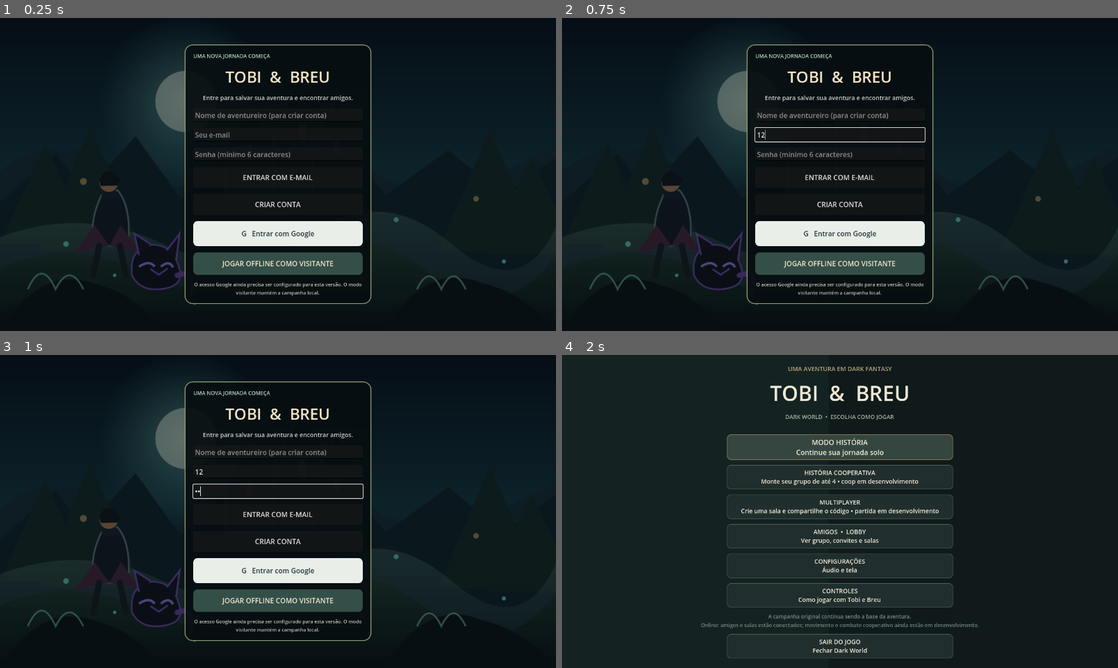
Above: before the commit, frames 1-4 (two rows, left to right).
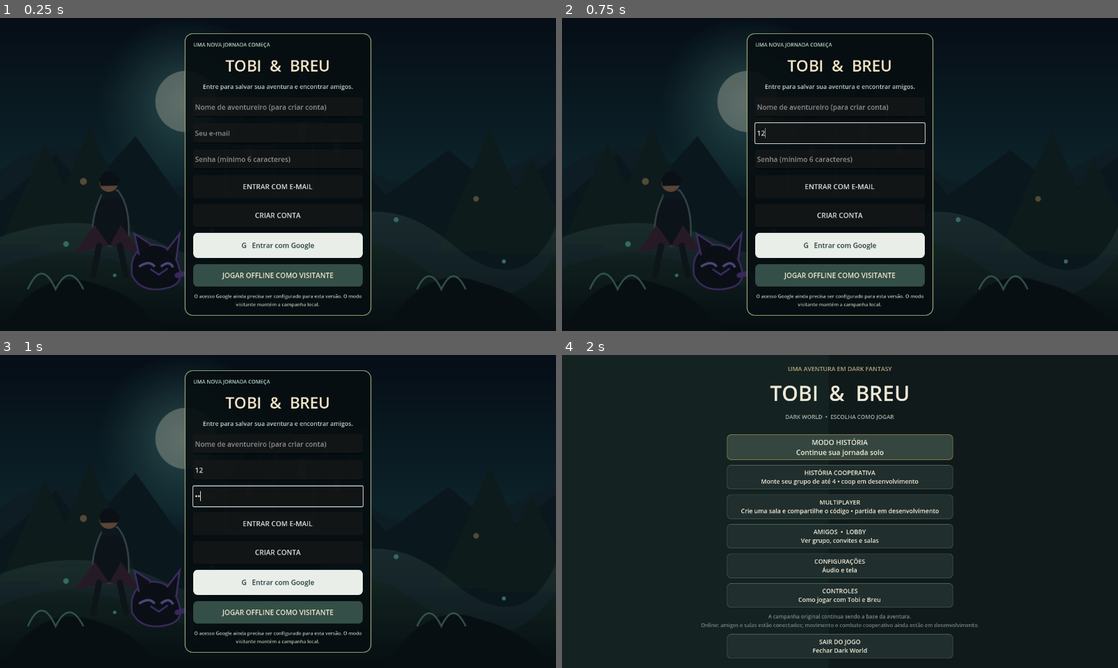
Above: after the commit, the same moments.

Repository: REALMLIFE-design/dark-fantasia-tobi-e-breu-
Game: Godot game, scene res://scenes/login.tscn
The game is run twice, just before and just after one commit, with the same random seed, the same clock (stepped at 60 frames per second) and the same inputs.
Inputs (mouse positions are in pixels of both pictures, inside the frame that each line leads up to):
- Up to frame 1 (0.25 s): no input
- Up to frame 2 (0.75 s): click (840, 133) at 0.52 s; type "12" at 0.6 s
- Up to frame 3 (1 s): click (278, 492) at 0.75 s; type "12" at 0.83 s
- Up to frame 4 (2 s): click "JOGAR OFFLINE COMO VISITANTE" at 1.25 s

The runs differ from the first frame. In frame 1, 7.6% of the frame differs, in the area x 33-67%, y 4-96%; in frame 2, 7.9%; in frame 3, 7.8%; in frame 4, nothing differs.

Commit message:
Improve login layout for narrow mobile screens

Diff:
--- a/scripts/login_screen.gd
+++ b/scripts/login_screen.gd
@@ -31,7 +31,8 @@
 	center.set_anchors_and_offsets_preset(Control.PRESET_FULL_RECT)
 	add_child(center)
 	var panel := PanelContainer.new()
-	panel.custom_minimum_size = Vector2(430, 0)
+	var viewport_width := get_viewport_rect().size.x
+	panel.custom_minimum_size = Vector2(minf(430.0, maxf(280.0, viewport_width - 32.0)), 0)
 	panel.add_theme_stylebox_override("panel", _panel_style())
 	center.add_child(panel)
 	var stack := VBoxContainer.new()
@@ -52,23 +53,26 @@
 	stack.add_child(subtitle)
 	username_input = LineEdit.new()
 	username_input.placeholder_text = "Nome de aventureiro (para criar conta)"
+	username_input.custom_minimum_size.y = 46
 	stack.add_child(username_input)
 	email_input = LineEdit.new()
 	email_input.placeholder_text = "Seu e-mail"
 	email_input.virtual_keyboard_type = LineEdit.KEYBOARD_TYPE_EMAIL_ADDRESS
+	email_input.custom_minimum_size.y = 46
 	stack.add_child(email_input)
 	password_input = LineEdit.new()
 	password_input.placeholder_text = "Senha (mínimo 6 caracteres)"
 	password_input.secret = true
+	password_input.custom_minimum_size.y = 46
 	stack.add_child(password_input)
 	var login_button := Button.new()
 	login_button.text = "ENTRAR COM E-MAIL"
-	login_button.custom_minimum_size = Vector2(0, 48)
+	login_button.custom_minimum_size = Vector2(0, 52)
 	login_button.pressed.connect(_on_email_login)
 	stack.add_child(login_button)
 	var signup_button := Button.new()
 	signup_button.text = "CRIAR CONTA"
-	signup_button.custom_minimum_size = Vector2(0, 48)
+	signup_button.custom_minimum_size = Vector2(0, 52)
 	signup_button.pressed.connect(_on_email_signup)
 	stack.add_child(signup_button)
 	var google := Button.new()
